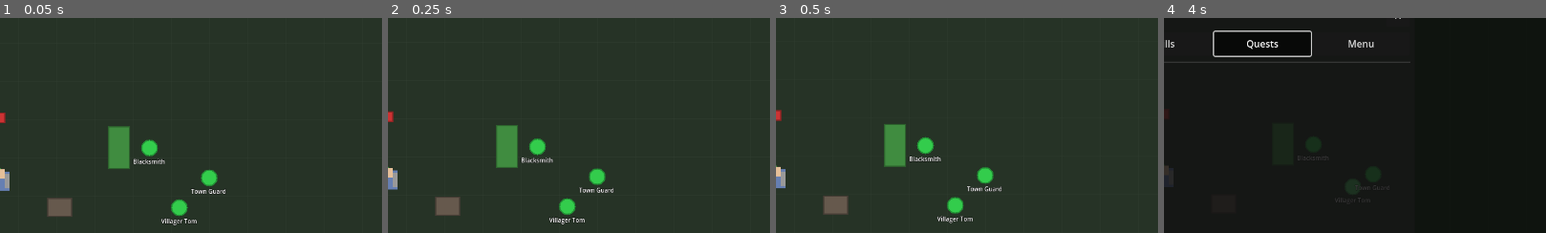
Above: before the commit, frames 1-4 (left to right).
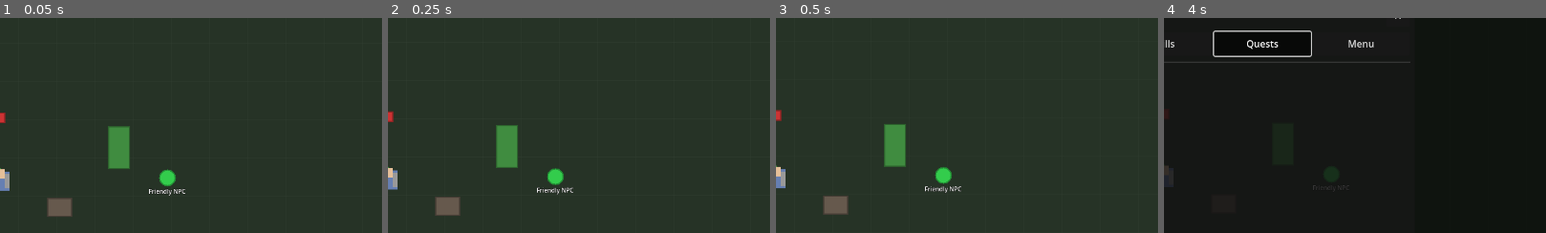
Above: after the commit, the same moments.

Repository: MatousHruska/MobileTestia
Game: Godot game, scene res://scenes/world/test_zone.tscn
Same seed, same stepped clock (60 frames per second), same inputs: the game is played once before the commit and once after it.
Inputs:
- Up to frame 1 (0.05 s): no input
- Up to frame 2 (0.25 s): no input
- Up to frame 3 (0.5 s): no input
- Up to frame 4 (4 s): click "☰" at 0.5 s; click "Inventory" at 1.25 s; click "Stats" at 2 s; click "Skills" at 2.75 s; click "Quests" at 3.5 s
The pictures show only the part of the screen within x 50-100%, y 13-63%; the shares and areas given below are measured in that part.

The runs differ from the first frame. In frame 1, 1.6% of the frame differs, in the area x 35-59%, y 56-97%; in frame 2, 1.6%, in the area x 35-59%, y 56-96%; in frame 3, 1.6%; in frame 4, 0.7%.
Error before the commit: Invalid call. Nonexistent function 'error' in base 'Node (debug_manager.gd)'. (res://autoloads/database_loader.gd:521)
Error after the commit: Invalid call. Nonexistent function 'error' in base 'Node (debug_manager.gd)'. (res://scripts/npc/database_npc.gd:31)

Commit message:
Implement database-driven NPC system and update test scene
- Add NPC, shop_inventory, consumables, status_effects, and zones to DatabaseLoader
- Create DatabaseNPC class that loads NPC data from database
- Create database_npc.tscn prefab for reusable NPCs
- Update test_zone.tscn:
  * Change all enemies to zombies (ene_zombie_basic from database)
  * Remove old hardcoded friendly NPCs (Blacksmith, Villager, Guard)
  * Add Quest Giver NPC using database prefab
- Add NPC access methods to DatabaseLoader (get_npc, get_npcs_by_type, etc.)
- All NPCs now driven by database instead of hardcoded exports

Diff:
--- a/autoloads/database_loader.gd
+++ b/autoloads/database_loader.gd
@@ -16,6 +16,11 @@
 var skills: Dictionary = {}
 var quests: Dictionary = {}
 var quest_objectives: Dictionary = {}
+var npcs: Dictionary = {}
+var shop_inventory: Dictionary = {}
+var consumables: Dictionary = {}
+var status_effects: Dictionary = {}
+var zones: Dictionary = {}
 
 ## Lists for iteration
 var item_bases_list: Array = []
@@ -24,6 +29,8 @@
 var enemies_list: Array = []
 var skills_list: Array = []
 var quests_list: Array = []
+var npcs_list: Array = []
+var zones_list: Array = []
 
 ## Signals
 signal databases_loaded
@@ -59,6 +66,15 @@
 	# Quests
 	success = _load_database("quests.json", "quests", quests, quests_list) and success
 	success = _load_database("quest_objectives.json", "quest_objectives", quest_objectives) and success
+
+	# NPCs & Trading
+	success = _load_database("npcs.json", "npcs", npcs, npcs_list) and success
+	success = _load_database("shop_inventory.json", "shop_inventory", shop_inventory) and success
+
+	# Gameplay
+	success = _load_database("consumables.json", "consumables", consumables) and success
+	success = _load_database("status_effects.json", "status_effects", status_effects) and success
+	success = _load_database("zones.json", "zones", zones, zones_list) and success
 
 	if success:
 		Debug.info("Database", "All databases loaded successfully")
@@ -288,6 +304,33 @@
 		if prereqs_met:
 			result.append(quest)
 
+	return result
+
+
+#===============================================================================
+# NPC ACCESS
+#===============================================================================
+
+## Get NPC by id
+func get_npc(id: String) -> Dictionary:
+	return npcs.get(id, {})
+
+
+## Get all NPCs of a type
+func get_npcs_by_type(npc_type: String) -> Array:
+	var result: Array = []
+	for npc in npcs_list:
+		if npc.get("type", "generic") == npc_type:
+			result.append(npc)
+	return result
+
+
+## Get shop inventory by id
+func get_shop_inventory(id: String) -> Array:
+	var result: Array = []
+	for entry in shop_inventory.values():
+		if entry.get("id", "") == id:
+			result.append(entry)
 	return result
 
 
--- /dev/null
+++ b/scenes/prefabs/database_npc.tscn
@@ -0,0 +1,9 @@
+[gd_scene load_steps=2 format=3 uid="uid://database_npc_prefab"]
+
+[ext_resource type="Script" path="res://scripts/npc/database_npc.gd" id="1_database_npc"]
+
+[node name="DatabaseNPC" type="CharacterBody2D"]
+script = ExtResource("1_database_npc")
+database_id = ""
+move_speed = 0.0
+movement_pattern = 0
--- a/scenes/world/test_zone.tscn
+++ b/scenes/world/test_zone.tscn
@@ -7,7 +7,7 @@
 [ext_resource type="Script" path="res://scripts/world/zone_base.gd" id="5_zone"]
 [ext_resource type="PackedScene" path="res://scenes/ui/menu/character_menu.tscn" id="6_menu"]
 [ext_resource type="Script" path="res://scripts/npc/enemy_npc.gd" id="7_enemy"]
-[ext_resource type="Script" path="res://scripts/npc/friendly_npc.gd" id="8_friendly"]
+[ext_resource type="PackedScene" path="res://scenes/prefabs/database_npc.tscn" id="8_npc_prefab"]
 
 [node name="TestZone" type="Node2D"]
 script = ExtResource("5_zone")
@@ -69,88 +69,56 @@
 
 [node name="Enemies" type="Node2D" parent="."]
 
-[node name="Zombie" type="CharacterBody2D" parent="Enemies"]
+[node name="Zombie1" type="CharacterBody2D" parent="Enemies"]
 position = Vector2(-250, 0)
 script = ExtResource("7_enemy")
+enemy_id = "ene_zombie_basic"
 enemy_name = "Zombie"
-max_health = 60.0
+max_health = 50.0
 base_damage = 8.0
-attack_speed = 0.8
+attack_speed = 1.0
 armor = 2.0
 enemy_level = 1
-experience_reward = 20
-archetype = 0
+experience_reward = 15
 detection_radius = 100.0
 attack_radius = 20.0
 move_speed = 40.0
 
-[node name="SkeletonArcher" type="CharacterBody2D" parent="Enemies"]
+[node name="Zombie2" type="CharacterBody2D" parent="Enemies"]
 position = Vector2(-300, -80)
 script = ExtResource("7_enemy")
-enemy_name = "Skeleton Archer"
-max_health = 40.0
-base_damage = 12.0
-attack_speed = 1.2
+enemy_id = "ene_zombie_basic"
+enemy_name = "Zombie"
+max_health = 50.0
+base_damage = 8.0
+attack_speed = 1.0
+armor = 2.0
 enemy_level = 1
-experience_reward = 25
-archetype = 1
-detection_radius = 150.0
-attack_radius = 100.0
-move_speed = 70.0
+experience_reward = 15
+detection_radius = 100.0
+attack_radius = 20.0
+move_speed = 40.0
 
-[node name="Goblin" type="CharacterBody2D" parent="Enemies"]
+[node name="Zombie3" type="CharacterBody2D" parent="Enemies"]
 position = Vector2(-200, 80)
 script = ExtResource("7_enemy")
-enemy_name = "Goblin"
-max_health = 30.0
-base_damage = 6.0
-attack_speed = 1.5
-armor = 1.0
+enemy_id = "ene_zombie_basic"
+enemy_name = "Zombie"
+max_health = 50.0
+base_damage = 8.0
+attack_speed = 1.0
+armor = 2.0
 enemy_level = 1
 experience_reward = 15
-archetype = 5
-detection_radius = 80.0
-attack_radius = 18.0
-move_speed = 100.0
+detection_radius = 100.0
+attack_radius = 20.0
+move_speed = 40.0
 
 [node name="FriendlyNPCs" type="Node2D" parent="."]
 
-[node name="Blacksmith" type="CharacterBody2D" parent="FriendlyNPCs"]
-position = Vector2(250, -50)
-script = ExtResource("8_friendly")
-npc_name = "Blacksmith"
-npc_id = "blacksmith_test"
-is_interactable = true
-interaction_radius = 50.0
-shop_id = "blacksmith"
-movement_pattern = 0
-
-[node name="Villager" type="CharacterBody2D" parent="FriendlyNPCs"]
-position = Vector2(300, 50)
-script = ExtResource("8_friendly")
-npc_name = "Villager Tom"
-npc_id = "villager_tom"
-is_interactable = true
-interaction_radius = 40.0
-dialogue_id = "villager_generic"
-movement_pattern = 1
-wander_radius = 60.0
-wander_interval_min = 3.0
-wander_interval_max = 6.0
-move_speed = 35.0
-
-[node name="Guard" type="CharacterBody2D" parent="FriendlyNPCs"]
-position = Vector2(350, 0)
-script = ExtResource("8_friendly")
-npc_name = "Town Guard"
-npc_id = "guard_test"
-is_interactable = true
-interaction_radius = 40.0
-dialogue_id = "guard_generic"
-movement_pattern = 2
-patrol_points = PackedVector2Array(0, 0, 0, -80, 0, 80)
-patrol_wait_time = 2.0
-move_speed = 50.0
+[node name="QuestGiver" parent="FriendlyNPCs" instance=ExtResource("8_npc_prefab")]
+position = Vector2(280, 0)
+database_id = "npc_quest_giver_main"
 
 [node name="Player" parent="." instance=ExtResource("1_player")]
 
--- /dev/null
+++ b/scripts/npc/database_npc.gd
@@ -0,0 +1,104 @@
+extends FriendlyNPC
+class_name DatabaseNPC
+## DatabaseNPC - FriendlyNPC that loads all data from DatabaseLoader
+## Set only the database_id to configure the entire NPC
+
+## Database configuration
+@export var database_id: String = ""  ## ID to look up in DatabaseLoader.npcs
+
+## Loaded data
+var _npc_data: Dictionary = {}
+
+
+func _ready() -> void:
+	if database_id.is_empty():
+		Debug.error("NPC", "DatabaseNPC has no database_id set!")
+		push_error("DatabaseNPC requires database_id")
+		return
+
+	# Load data from database BEFORE calling super._ready()
+	_load_from_database()
+
+	# Now call parent _ready() which will use the loaded values
+	super._ready()
+
+
+## Load NPC data from database
+func _load_from_database() -> void:
+	_npc_data = DatabaseLoader.get_npc(database_id)
+
+	if _npc_data.is_empty():
+		Debug.error("NPC", "NPC not found in database: %s" % database_id)
+		push_error("NPC '%s' not found in database" % database_id)
+		return
+
+	# Apply data to this NPC
+	npc_name = _npc_data.get("name", "Unknown NPC")
+	npc_id = database_id
+
+	# Set type-specific properties
+	var npc_type: String = _npc_data.get("type", "generic")
+	match npc_type:
+		"quest_giver":
+			dialogue_id = "quest"  ## Could load from database too
+		"trader":
+			shop_id = _npc_data.get("shop_inventory_id", "")
+			if shop_id.is_empty():
+				Debug.warn("NPC", "Trader NPC '%s' has no shop_inventory_id" % npc_name)
+		"trainer":
+			dialogue_id = "trainer"
+		"innkeeper":
+			dialogue_id = "innkeeper"
+		"blacksmith":
+			shop_id = _npc_data.get("shop_inventory_id", "")
+			dialogue_id = "blacksmith"
+		"generic":
+			dialogue_id = _npc_data.get("dialogue_greeting", "")
+
+	# Interaction settings
+	is_interactable = true
+	interaction_radius = 50.0  ## Could be in database too
+
+	# Min level requirement
+	var min_level: int = _npc_data.get("min_level", 1)
+	if PlayerStats.level < min_level:
+		is_interactable = false
+		Debug.log("NPC", "%s requires level %d (player is %d)" % [npc_name, min_level, PlayerStats.level])
+
+	Debug.info("NPC", "Loaded NPC from database", {
+		"id": database_id,
+		"name": npc_name,
+		"type": npc_type,
+		"shop_id": shop_id,
+		"dialogue_id": dialogue_id
+	})
+
+
+## Override interaction to use database greeting
+func interact() -> void:
+	if not can_interact():
+		return
+
+	# Show greeting from database
+	var greeting: String = _npc_data.get("dialogue_greeting", "")
+	if not greeting.is_empty():
+		Debug.log("NPC", "%s says: %s" % [npc_name, greeting])
+		# TODO: Show greeting in UI
+
+	# Call parent interaction
+	super.interact()
+
+
+## Get NPC data for quest/shop systems
+func get_npc_data() -> Dictionary:
+	return _npc_data
+
+
+## Get NPC faction
+func get_faction() -> String:
+	return _npc_data.get("faction", "neutral")
+
+
+## Get sprite ID for visual systems
+func get_sprite_id() -> String:
+	return _npc_data.get("sprite_id", "")
